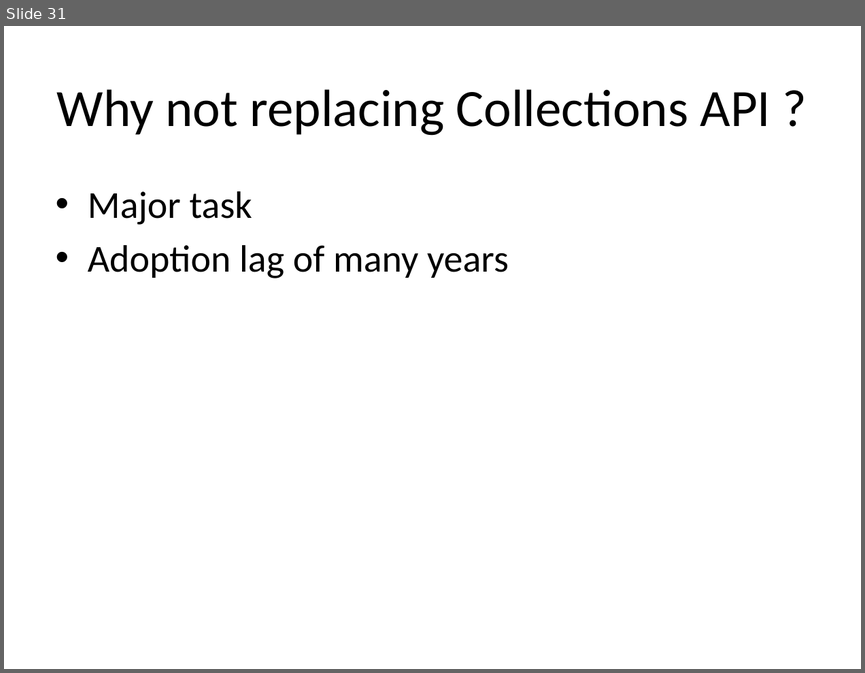
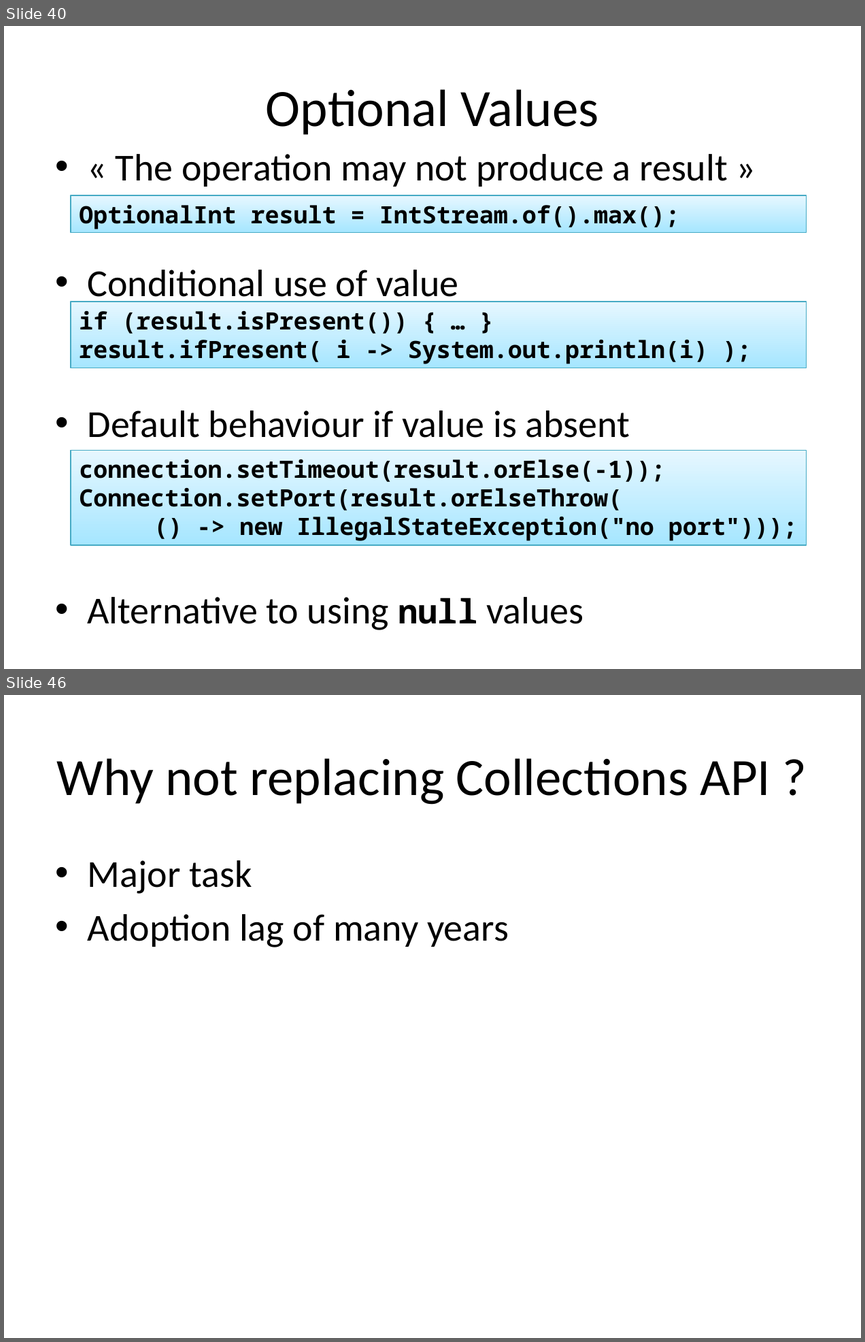
Before and after one commit to kwakeroni/workshops, a slide deck: workshop-java8.pptx. Shown one above the other, each under a label of ours: slide 31 before the commit, slides 40 and 46 after it; the slides between them are not shown. The pictures are 865x673 and 865x1342 pixels, drawn with LibreOffice and Linux fonts; fonts in the diff are those of the drawing. Boxes give left, top, right and bottom in pixels: in the first picture for what was removed or moved away, otherwise in the second. Text is boxed around its words. In the diff, an @@ line names an element or a change of style, - is before the commit and + after.

```diff
--- a/workshop-java8.pptx
+++ b/workshop-java8.pptx
@@ slide 40 added at (x1=4, y1=26, x2=861, y2=669), background #FFFFFF @@
@@ title added at (x1=266, y1=89, x2=599, y2=135), 44 pt, text #000000 @@
+Optional Values
@@ text added at (x1=88, y1=154, x2=727, y2=630), 32 pt, text #000000 @@
+• « The operation may not produce a result »
+• Conditional use of value
+• Default behaviour if value is absent
+• Alternative to using null values
@@ rectangle added at (x1=71, y1=195, x2=806, y2=233), fill gradient #E6F7FF to #A6E6FF, outline #46AAC4 0.74 pt, 20 pt, text #000000, bold @@
+OptionalInt result = IntStream.of().max();
@@ rectangle added at (x1=71, y1=301, x2=806, y2=367), fill gradient #E6F7FF to #A6E6FF, outline #46AAC4 0.74 pt, 20 pt, text #000000, bold @@
+if (result.isPresent()) { … }
+result.ifPresent( i -> System.out.println(i) );
@@ rectangle added at (x1=71, y1=450, x2=806, y2=546), fill gradient #E6F7FF to #A6E6FF, outline #46AAC4 0.74 pt, 20 pt, text #000000, bold @@
+connection.setTimeout(result.orElse(-1));
+Connection.setPort(result.orElseThrow(
+() -> new IllegalStateException("no port")));
@@ what was slide 31 is now slide 46 @@
```
Also in this commit, not shown: 1 slide changed, 15 other slides added, 1 slide removed, 1 other file.
